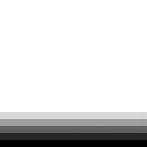
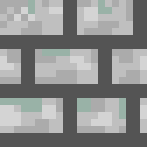
Two versions of the same layered image (147x147). Layer-by-layer changes:
showed "wall", painted on it over bbox(0, 0, 147, 147)
hid "gradient" (2nd of 2, in "tiles") over bbox(0, 112, 147, 147)
